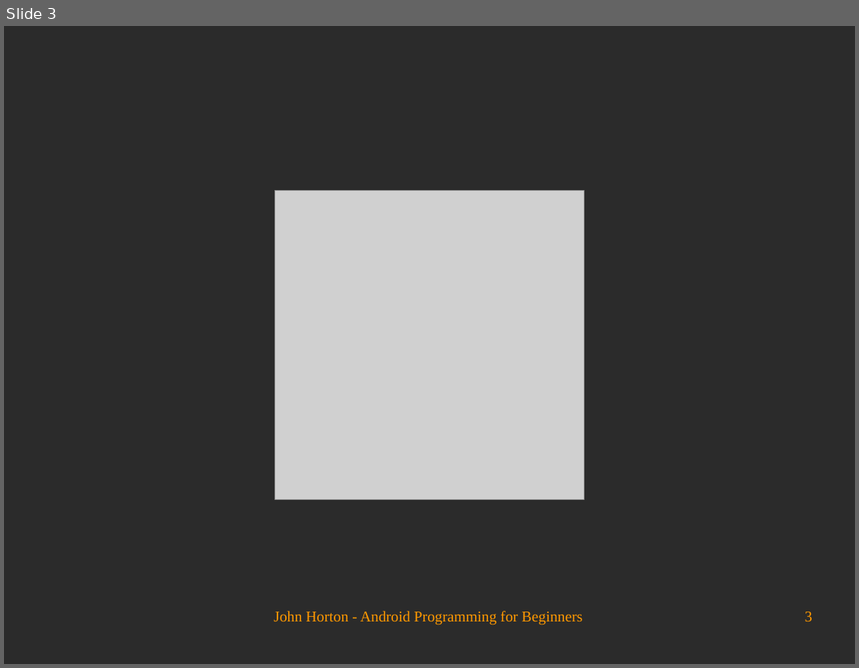
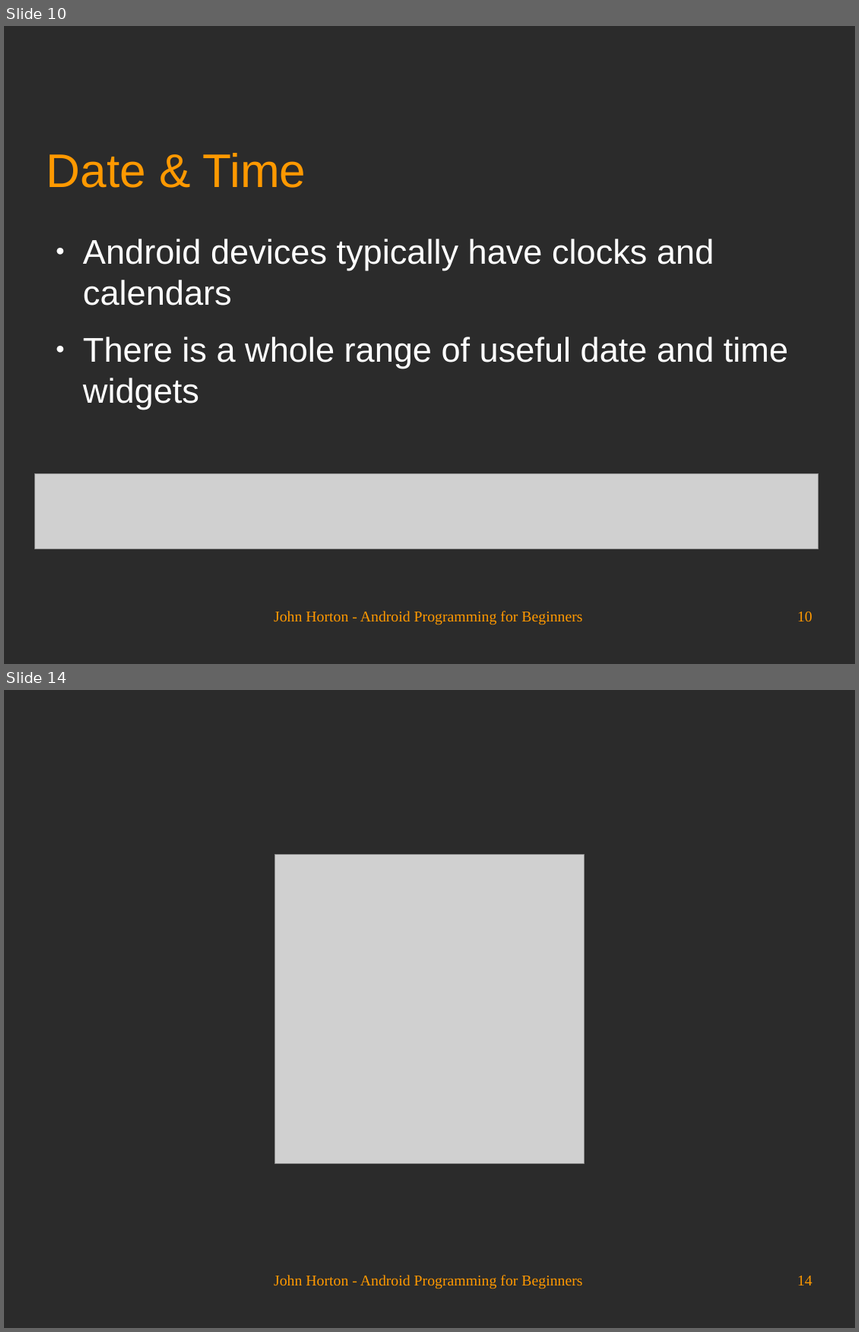
Before and after one commit to Academy-Soft-Intellect/Android-Programming-for-Beginners, a slide deck: 11_Widget_Mania.odp. Shown one above the other, each under a label of ours: slide 3 before the commit, slides 10 and 14 after it; the slides between them are not shown. The pictures are 859x668 and 859x1332 pixels, drawn with LibreOffice and Linux fonts; fonts in the diff are those of the drawing; grey boxes stand for pictures; background and template pictures are left out; a plain dark background stands for a picture behind light text. Boxes give left, top, right and bottom in pixels: in the first picture for what was removed or moved away, otherwise in the second. Text is boxed around its words. In the diff, an @@ line names an element or a change of style, - is before the commit and + after.

```diff
--- a/11_Widget_Mania.odp
+++ b/11_Widget_Mania.odp
@@ slide 10 added at (x1=4, y1=26, x2=855, y2=664), background picture (left out) @@
@@ title added at (x1=47, y1=153, x2=306, y2=188), 44 pt, text #FF9900 @@
+Date & Time
@@ text added at (x1=83, y1=239, x2=788, y2=409), 32 pt, text #FFFFFF @@
+● Android devices typically have clocks and calendars
+● There is a whole range of useful date and time widgets
@@ picture added at (x1=35, y1=474, x2=819, y2=549) @@
@@ text added at (x1=274, y1=611, x2=582, y2=626), 14 pt, text #FF9900 @@
+John Horton - Android Programming for Beginners
@@ page number added at (x1=797, y1=612, x2=813, y2=622), 14 pt, text #FF9900 @@
+10
@@ what was slide 3 is now slide 14 @@
@@ page number at (x1=797, y1=1276, x2=813, y2=1286): text changed @@
-3
+14
```
Also in this commit, not shown: 1 slide changed, 11 other slides added, 1 slide removed.
